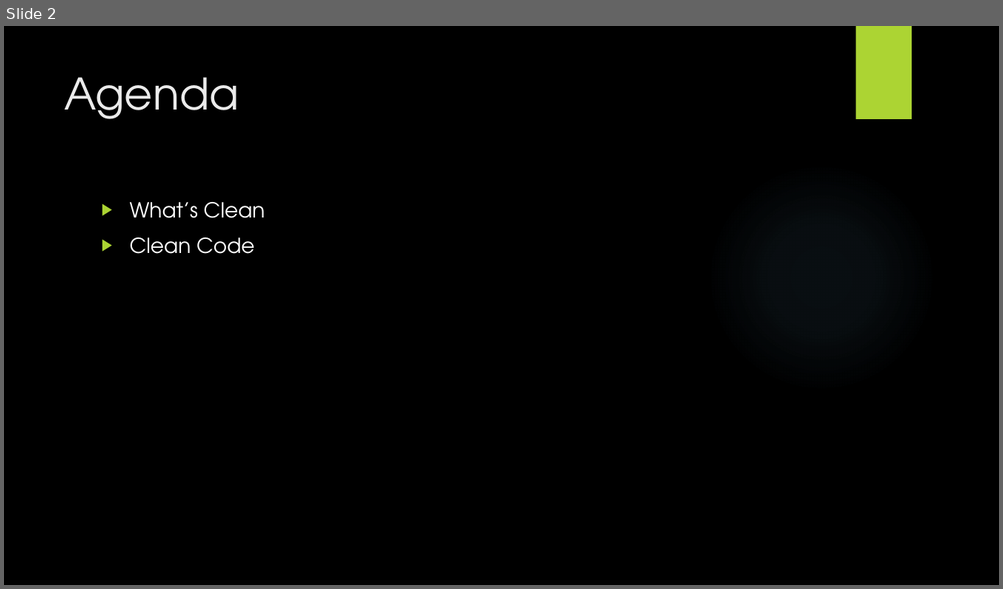
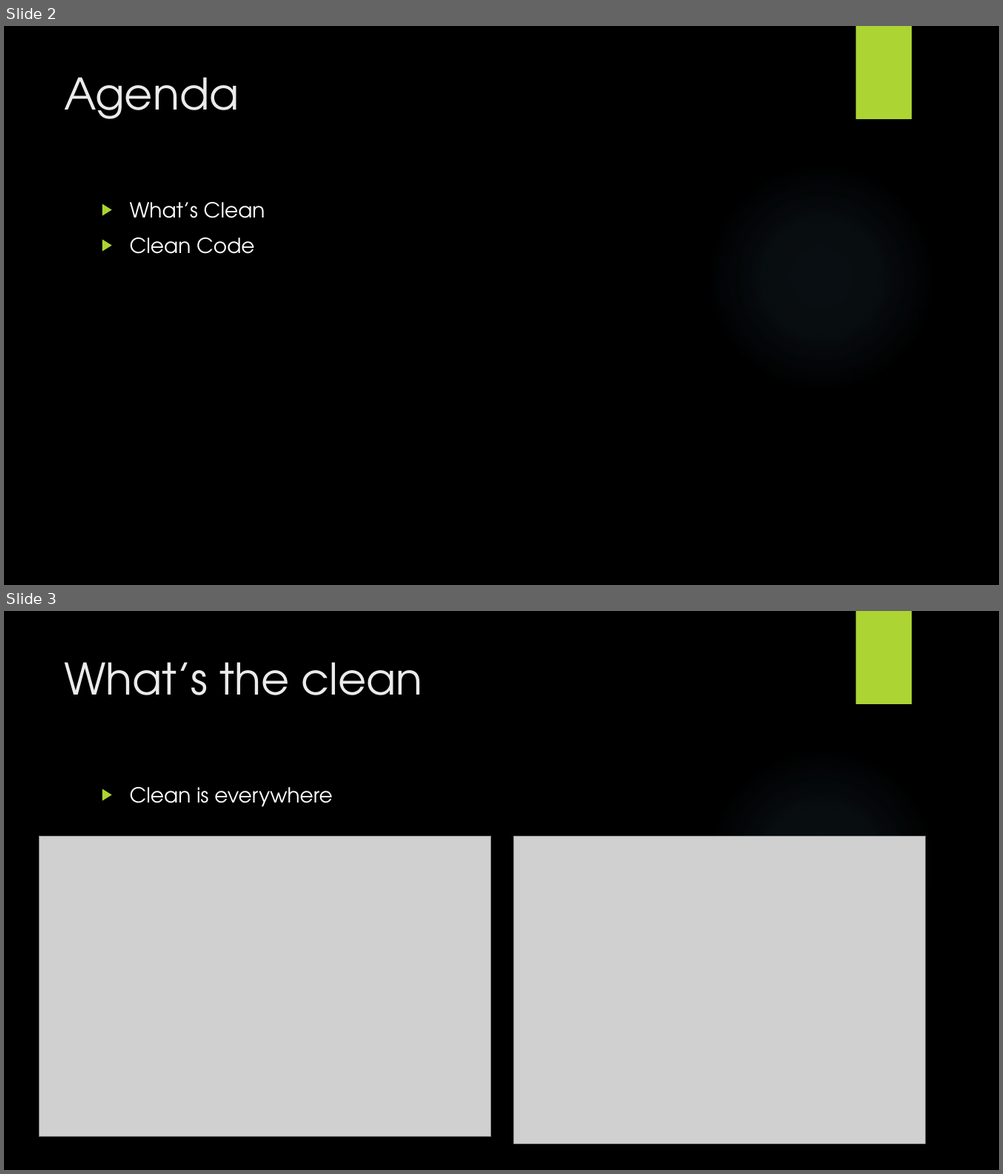
Before and after one commit to wanglifeng/PPT, a slide deck: Clean Code.pptx. Shown one above the other, each under a label of ours: slide 2 before the commit, slides 2 and 3 after it. The pictures are 1003x589 and 1003x1174 pixels, drawn with LibreOffice and Linux fonts; fonts in the diff are those of the drawing; grey boxes stand for pictures; background and template pictures are left out. Boxes give left, top, right and bottom in pixels: in the first picture for what was removed or moved away, otherwise in the second. Text is boxed around its words. In the diff, an @@ line names an element or a change of style, - is before the commit and + after.

```diff
--- a/Clean Code.pptx
+++ b/Clean Code.pptx
@@ slide 3 added at [4,611,999,1170], background picture (left out); not listed: 2 template elements that a slide beside it also shows @@
@@ title added at [64,662,423,695], 42 pt, text #EBEBEB @@
+What’s the clean
@@ text added at [130,787,332,807], 20 pt, text #FFFFFF @@
+▶ Clean is everywhere
@@ picture added at [39,836,490,1138] @@
@@ picture added at [514,836,925,1145] @@
```
Also in this commit, not shown: 1 other slide added.
